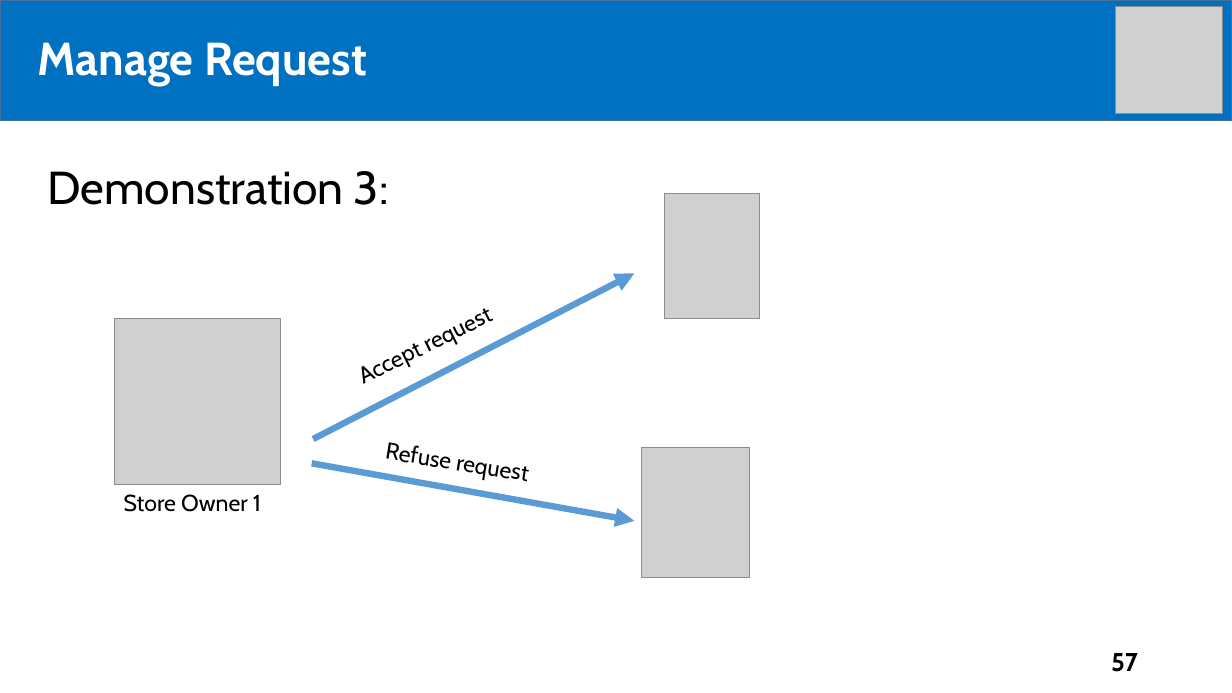
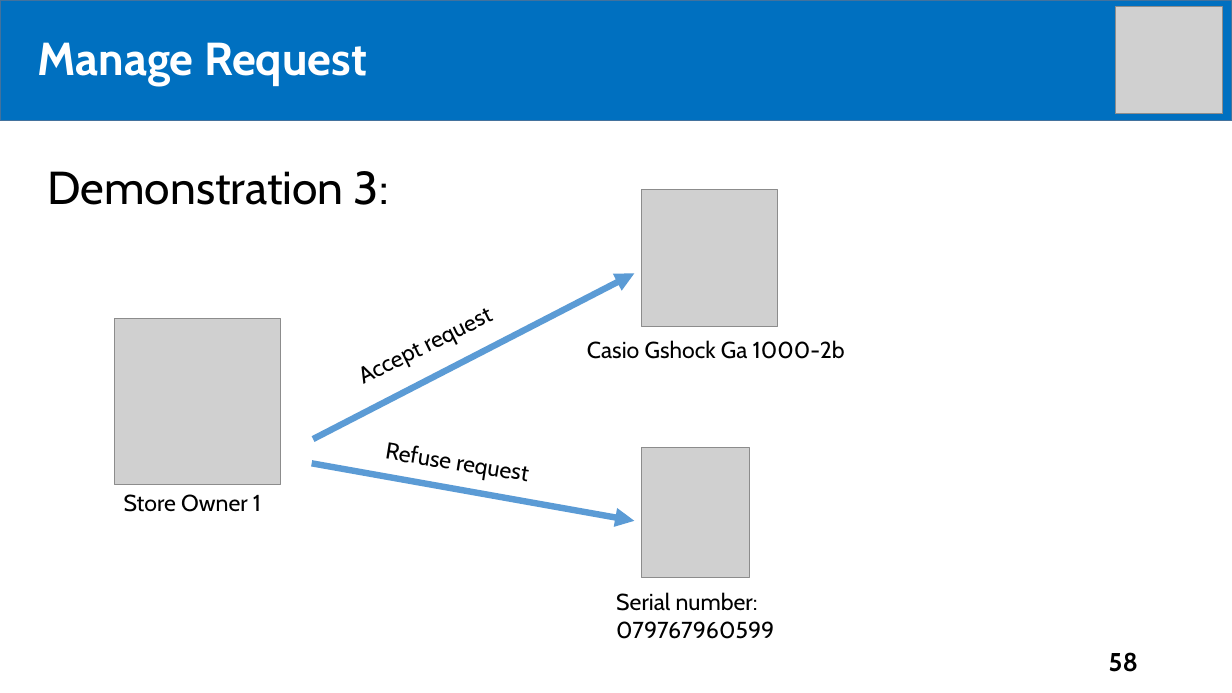
Before and after one commit to tiendan3108/CP, a slide deck: slide 58 of Source/Presentation/PreFinalPresentation.pptx (slide 57 before the commit). Drawn at 1232x693 pixels with LibreOffice and Linux fonts; fonts in the diff are those of the drawing; grey boxes stand for pictures. Boxes give left, top, right and bottom in pixels: in the first picture for what was removed or moved away, otherwise in the second. Text is boxed around its words. In the diff, an @@ line names an element or a change of style, - is before the commit and + after.

```diff
--- a/Source/Presentation/PreFinalPresentation.pptx
+++ b/Source/Presentation/PreFinalPresentation.pptx
@@ picture: place and size @@
-picture at [665,193,760,319]
+picture at [641,189,778,326]
@@ text added at [587,340,845,359], 18 pt, text #000000 @@
+Casio Gshock Ga 1000-2b
@@ text added at [616,592,774,639], 18 pt, text #000000 @@
+Serial number: 079767960599
@@ page number at [1109,652,1138,672]: text changed @@
-57
+58
```
Also in this commit, not shown: 30 other slides changed, 5 slides added, 2 slides removed.
